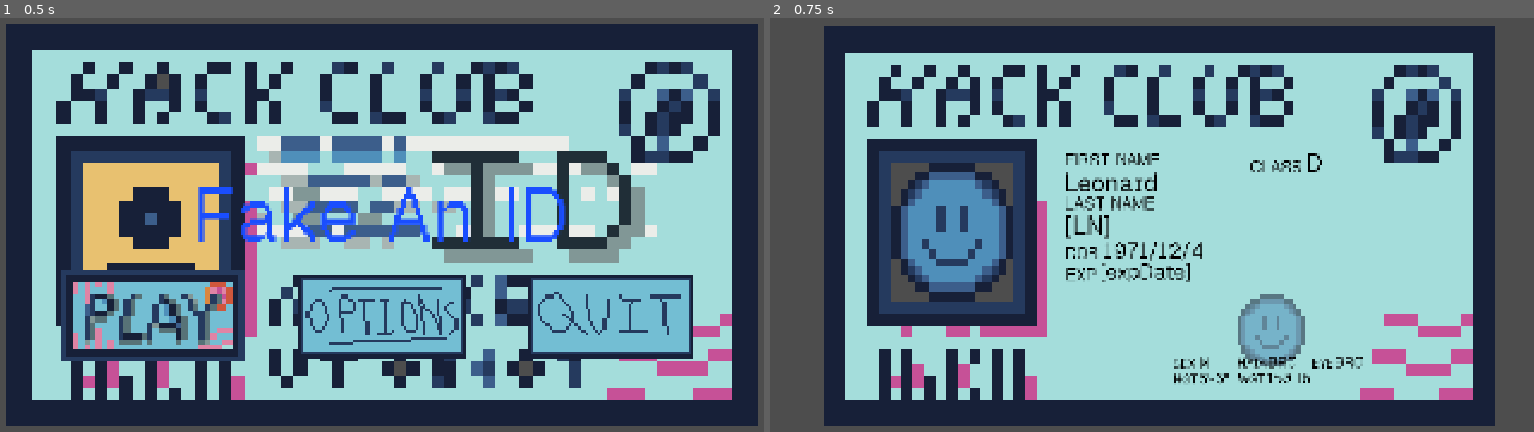
Above: before the commit, frames 1-2 (left to right).
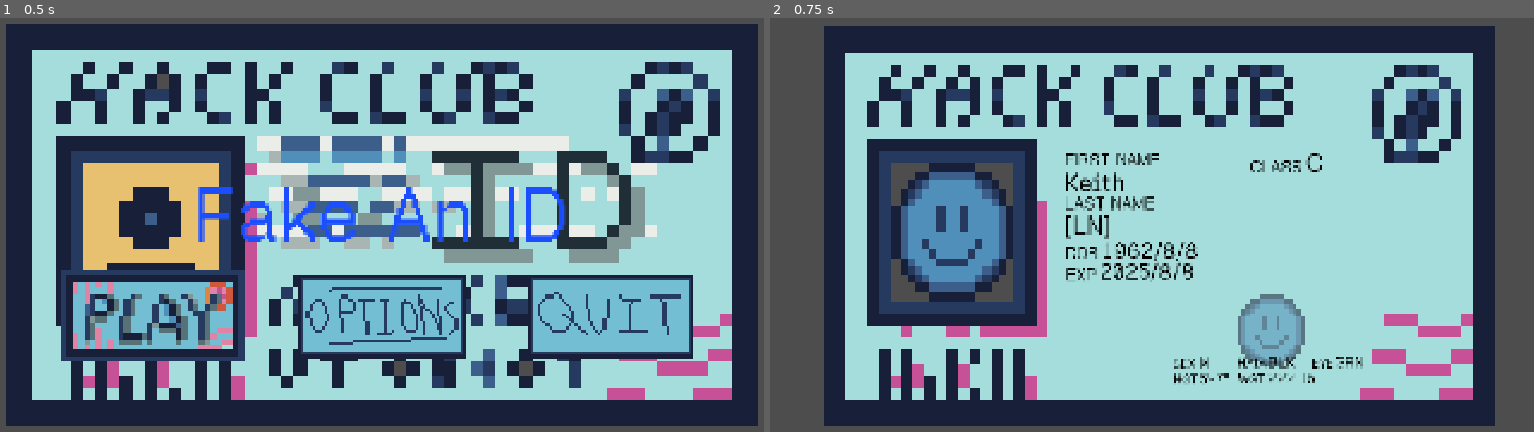
Above: after the commit, the same moments.

Repository: itstntcraft123/fake-an-id
Game: Godot game, scene res://scenes/main_menu.tscn
Two runs of this game, one before a commit and one after it. Both use one fixed random seed, a clock stepped at 60 frames per second and the inputs below.
Inputs:
- Up to frame 1 (0.5 s): no input
- Up to frame 2 (0.75 s): click "[color=#ffffff00]> [/color][c…" at 0.5 s

Frame 1 is identical in both runs. In frame 2, 1.0% of the frame differs, in the area x 39-78%, y 32-89%.

Commit message:
DOB dependent on real data; added realistic expiry age group is randomly generated using dataset expiry date based on DOB and current year, can be expired or valid

Diff:
--- /dev/null
+++ b/data/age_groups.json
@@ -0,0 +1 @@
+[{"chance":0.005,"min":16,"max":16},{"chance":0.008,"min":17,"max":17},{"chance":0.011,"min":18,"max":18},{"chance":0.013,"min":19,"max":19},{"chance":0.014,"min":20,"max":20},{"chance":0.014,"min":21,"max":21},{"chance":0.015,"min":22,"max":22},{"chance":0.016,"min":23,"max":23},{"chance":0.016,"min":24,"max":24},{"chance":0.083,"min":25,"max":29},{"chance":0.09,"min":30,"max":34},{"chance":0.087,"min":35,"max":39},{"chance":0.085,"min":40,"max":44},{"chance":0.077,"min":45,"max":49},{"chance":0.08,"min":50,"max":54},{"chance":0.08,"min":55,"max":59},{"chance":0.083,"min":60,"max":64},{"chance":0.075,"min":65,"max":69},{"chance":0.06,"min":70,"max":74},{"chance":0.043,"min":75,"max":79},{"chance":0.026,"min":80,"max":84},{"chance":0.018,"min":85,"max":100}]
--- a/scripts/escape_screen.gd
+++ b/scripts/escape_screen.gd
@@ -14,7 +14,7 @@
 			get_tree().paused = false
 			queue_free()
 		"Options":
-			Utils.switch_scene_as_child(self, "res://scenes/options.tscn", $MarginContainer/VBoxContainer/SelectMenu/Options)
+			Utils.switch_scene_as_child(self, "res://scenes/options.tscn", item)
 		"Quit":
 			get_tree().paused = false
 			get_tree().change_scene_to_file("res://scenes/main_menu.tscn")
--- a/scripts/game.gd
+++ b/scripts/game.gd
@@ -4,13 +4,14 @@
 
 func _ready() -> void:
 	var gender := Utils.random_gender()
+	var dob := Utils.random_dob()
 
 	$UI/Control/DriversClassLabel/DriversClass.text = Utils.random_class()
 
 	$UI/Control/FirstNameLabel/FirstName.text = Utils.random_first_name(gender)
 
-	$UI/Control/DoBLabel/DoB.text = Utils.random_dob()
-	# $UI/Control/ExpireDateLabel/EXPDate.text = Utils.random_expDate()
+	$UI/Control/DoBLabel/DoB.text = Utils.date_to_str(dob)
+	$UI/Control/ExpireDateLabel/EXPDate.text = Utils.random_exp(dob)
 
 	$UI/Control/SexLabel/Sex.text = gender
 	$UI/Control/HeightLabel/Height.text = Utils.random_height()
--- a/scripts/select_menu.gd
+++ b/scripts/select_menu.gd
@@ -36,7 +36,7 @@
 			var min_size = child.get_combined_minimum_size()
 			child.custom_minimum_size = min_size
 			child.text = ""
-			set
+
 			label.set_meta("orig_text", orig_text)
 			label.add_theme_font_size_override("normal_font_size", child.get_theme_font_size("font_size"))
 			label.fit_content = true
--- a/scripts/utils.gd
+++ b/scripts/utils.gd
@@ -4,8 +4,6 @@
 
 func _ready() -> void:
 	rng.randomize()
-	for i in range(10):
-		print(random_restr(random_class()))
 
 func random_first_name(gender: String) -> String:
 	var data = read_data("names.json")
@@ -28,12 +26,47 @@
 	return str(randi_range(1000, 9999)) + " " + random(street) + "\n" + \
 		random(city) + ", " + random(state) + str(randi_range(1000, 9999))
 
-func random_dob() -> String:
-	const min_date = 0 # a unix timestamp
-	var max_date = max(Time.get_unix_time_from_system() - 504910816, 1288111620)
-
-	var random_date = Time.get_datetime_dict_from_unix_time(randi_range(int(min_date), int(max_date)))
-	return str(random_date["year"]) + "/" + str(random_date["month"]) + "/" + str(random_date["day"])
+func random_dob() -> Dictionary:
+	# age group data from www.fhwa.dot.gov/policyinformation/statistics/2023/dl20.cfm
+	var age_group: Dictionary = nested_weighted_random(read_data("age_groups.json"))
+	var age: int = randi_range(age_group["min"], age_group["max"])
+	var current_date = get_date()
+	var max_date = current_date.duplicate()
+	max_date["year"] -= age
+	var min_date = max_date.duplicate()
+	min_date["year"] -= 1
+
+	return Time.get_datetime_dict_from_unix_time(randi_range(Time.get_unix_time_from_datetime_dict(min_date), Time.get_unix_time_from_datetime_dict(max_date)))
+
+func date_to_str(date: Dictionary) -> String:
+	return str(date["year"]) + "/" + str(date["month"]) + "/" + str(date["day"])
+
+func random_exp(dob: Dictionary) -> String:
+	var expired: bool = randf() < 0.2
+	var date: Dictionary = dob.duplicate()
+	var possible_exps = get_possible_exps(dob, expired)
+	date["year"] = random(possible_exps)
+	return date_to_str(date)
+
+func get_possible_exps(dob: Dictionary, expired: bool) -> Array[int]:
+	var current_year = get_date()["year"]
+	if expired:
+		var year: int = dob["year"] + 18
+		var result: Array[int] = []
+		while year < current_year:
+			result.append(year)
+			year += 5
+		return result
+	else:
+		for i in range(current_year, current_year + 6):
+			if (i - (dob["year"] + 3)) % 5 == 0 and not is_expired(dob, i):
+				return [i]
+		return [0]
+
+func is_expired(dob: Dictionary, year: int) -> bool:
+	var date = dob.duplicate()
+	date["year"] = year
+	return date_is_larger(get_date(), date)
 
 func random_class() -> String:
 	return weighted_random({
@@ -103,8 +136,14 @@
 		"UNK": 0.033
 	})
 
+func get_date() -> Dictionary:
+	return Time.get_datetime_dict_from_unix_time(max(Time.get_unix_time_from_system(), 1793404800))
+
+func date_is_larger(date1: Dictionary, date2: Dictionary) -> bool:
+	return Time.get_unix_time_from_datetime_dict(date1) > Time.get_unix_time_from_datetime_dict(date2)
+
 func random(array: Array) -> Variant:
-	return array[randi_range(0, array.size())]
+	return array.pick_random()
 
 func weighted_random_num(minimum: float, maximum: float, mean: float, deviation: float) -> float:
 	return clampf(rng.randfn(mean, deviation), minimum, maximum)
@@ -119,7 +158,7 @@
 func test_weighted_random_num(minimum: float, maximum: float, mean: float, deviation: float, tests: int, round_by: int) -> Dictionary:
 	return test_weighted_random_num_func(func(): return weighted_random_num(minimum, maximum, mean, deviation), tests, round_by)
 
-func weighted_random(dict: Dictionary) -> Variant:
+func weighted_random(dict: Dictionary) -> Variant: # { "key": 0.01 }
 	return dict.keys()[rng.rand_weighted(PackedFloat32Array(dict.values()))]
 
 func test_weighted_random_func(function: Callable, tests: int) -> Dictionary:
@@ -133,6 +172,9 @@
 
 func test_weighted_random(dict: Dictionary, tests: int) -> Dictionary:
 	return test_weighted_random_func(func(): return weighted_random(dict), tests)
+
+func nested_weighted_random(array: Array) -> Dictionary: # [ { "chance": 0.01, "key": "value" } ]
+	return array[rng.rand_weighted(PackedFloat32Array(array.map(func(dict): return dict.get("chance"))))]
 
 func indep_weighted_random(dict: Dictionary) -> Array:
 	var results := []
